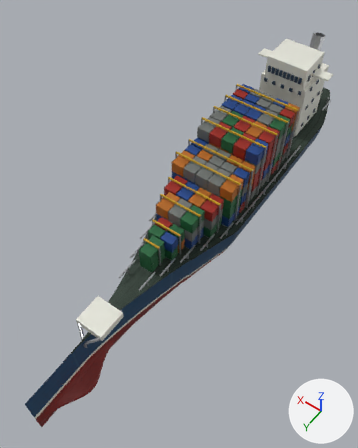
A saved change to the glTF model assets/models/ships/cargo.glb.
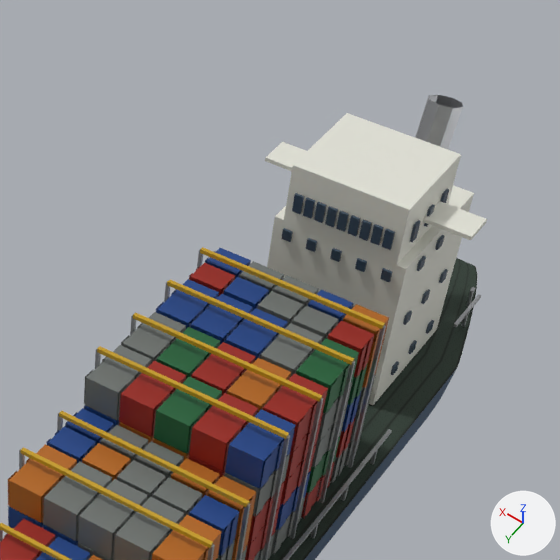
Each version is shown whole from a 50 mm lens placed at (-1.33, 2.43, 3.52), pointed at (0.05, 0.5, 0.48), then close up on the part from 47% to 100% of the width and 0% to 42% of the height. The lights are fixed; the arrows at lower right show +X, +Y and +Z. The first two pictures are the older version. Vertices at exactly the same position are counted once.

Before the edit, the objects in view are built like this:
```python
me_containership = bpy.data.meshes.new('ContainerShip')
me_containership.from_pydata(...)  # 16880 vertices, 23286 faces; spans x -0.34..0.34, y -1.75..2.17, z 0.0..1.14
# faces by material slot: [15774, 436, 5184, 196, 1120, 576]
me_containership.materials.append(mat_hull)  # picture img_hull_blue
me_containership.materials.append(mat_deck)  # picture img_deck_metal
me_containership.materials.append(mat_containers)  # picture img_boxes
me_containership.materials.append(mat_paint)  # picture img_paint
me_containership.materials.append(mat_metal)  # grey #b3b5b8
me_containership.materials.append(mat_glass)  # dark blue #3f5061
ob_containership = bpy.data.objects.new('ContainerShip', me_containership)
ob_containership.location = (0.0, 0.0, 0.0)
```
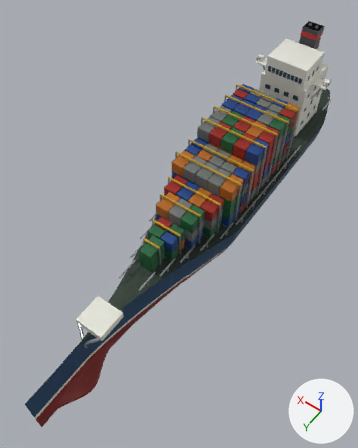
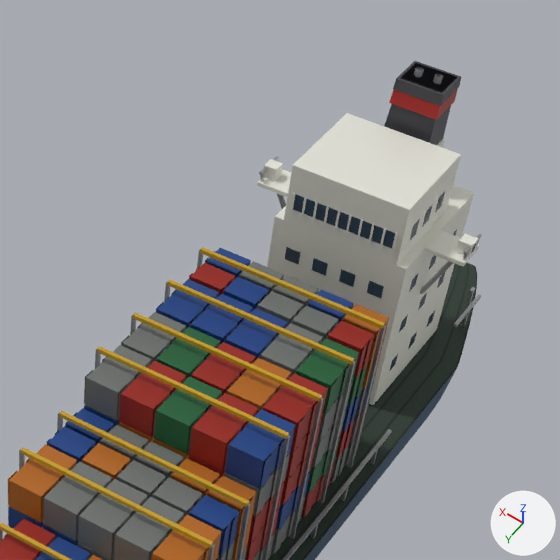
Location of each change, (x1, y1, x2, y2) in pixels of the close-ups (560 x 560 px; the box of a moved part takes in the faces that stretch with it):
'ContainerShip', reshaped
    before: (0, 95, 487, 560)
    after: (0, 61, 482, 560)
part 1 of me_containership, added
    after: (257, 169, 291, 198)
part 2 of me_containership, added
    after: (264, 159, 283, 182)
part 3 of me_containership, added
    after: (424, 230, 479, 266)
part 4 of me_containership, added
    after: (456, 234, 478, 258)
part 5 of me_containership, added
    after: (259, 156, 279, 175)
part 6 of me_containership, moved or reshaped
    before: (424, 204, 435, 227)
    after: (418, 293, 427, 310)
part 7 of me_containership, moved or reshaped (not visible before)
    after: (437, 271, 446, 288)
part 8 of me_containership, added
    after: (367, 281, 384, 298)
part 9 of me_containership, added
    after: (339, 269, 356, 287)
part 10 of me_containership, added
    after: (312, 258, 328, 276)
part 11 of me_containership, added
    after: (285, 247, 300, 264)
part 12 of me_containership, added
    after: (409, 274, 418, 292)
part 13 of me_containership, added
    after: (429, 255, 437, 269)
part 14 of me_containership, deleted
    before: (415, 95, 463, 149)
part 15 of me_containership, moved or reshaped
    before: (265, 142, 487, 375)
    after: (260, 61, 482, 370)
part 16 of me_containership, recoloured
    before: (318, 202, 394, 246)

The change, as a diff of the scene's bpy script:
```diff
--- a/assets/models/ships/cargo.glb.py
+++ b/assets/models/ships/cargo.glb.py
@@ me_containership @@
-me_containership.from_pydata(...)  # 16880 vertices, 23286 faces; spans x -0.34..0.34, y -1.75..2.17, z 0.0..1.14
+me_containership.from_pydata(...)  # 17012 vertices, 23470 faces; spans x -0.34..0.34, y -1.75..2.17, z 0.0..1.29
+# me_containership part 1: a new loose piece, a box spanning x 0.211..0.332, y -1.15..-1.05, z 0.958..0.97, in mat_paint (picture img_paint)
+# me_containership part 2: a new loose piece, a box spanning x 0.292..0.332, y -1.12..-1.08, z 0.97..1.01, in mat_paint (picture img_paint)
+# me_containership part 3: a new loose piece, a box spanning x -0.332..-0.211, y -1.15..-1.05, z 0.958..0.97, in mat_paint (picture img_paint)
+# me_containership part 4: a new loose piece, a box spanning x -0.332..-0.292, y -1.12..-1.08, z 0.97..1.01, in mat_paint (picture img_paint)
+# me_containership part 5: a new loose piece, a box spanning x 0.3224..0.3304, y -1.15..-1.05, z 0.996..1.004, in mat_metal (grey #b3b5b8)
+# me_containership part 6: the loose piece of 8 vertices spanning x -0.19..-0.18, y -1.11..-1.09, z 1.01..1.06 is moved by (-0.02, -0.06, -0.33)
+# me_containership part 7: the loose piece of 8 vertices spanning x 0.21..0.22, y -1.29..-1.26, z 0.52..0.55 is moved by (-0.43, -0.01, 0.17)
+# me_containership part 8: a new loose piece, a box spanning x -0.158..-0.112, y -0.9415..-0.9395, z 0.8388..0.8808, in mat_glass (dark blue #3f5061)
+# me_containership part 9: a new loose piece, a box spanning x -0.068..-0.022, y -0.9415..-0.9395, z 0.8388..0.8808, in mat_glass (dark blue #3f5061)
+# me_containership part 10: a new loose piece, a box spanning x 0.022..0.068, y -0.9415..-0.9395, z 0.8388..0.8808, in mat_glass (dark blue #3f5061)
+# me_containership part 11: a new loose piece, a box spanning x 0.112..0.158, y -0.9415..-0.9395, z 0.8388..0.8808, in mat_glass (dark blue #3f5061)
+# me_containership part 12: a new loose piece, a box spanning x -0.2105..-0.2085, y -1.0533..-1.0133, z 0.8388..0.8808, in mat_glass (dark blue #3f5061)
+# me_containership part 13: a new loose piece, a box spanning x -0.2105..-0.2085, y -1.18..-1.14, z 0.8388..0.8808, in mat_glass (dark blue #3f5061)
+# me_containership part 14: 6 loose pieces with 56 vertices, spanning x -0.17..0.17, y -1.61..-0.93, z 0.52..1.11, are deleted
+# me_containership part 15: 138 vertices moved from x -0.33..0.33, y -1.48..-0.93, z 0.52..1.06 to x -0.33..0.33, y -1.36..-0.94, z 0.54..1.27; 170 vertices removed from x -0.33..0.33, y -1.54..-0.93, z 0.52..1.06; 238 vertices added at x -0.33..0.33, y -1.43..-0.94, z 0.54..1.29
+# me_containership part 16: 8 faces spanning x -0.33..0.33, y -1.14..-1.06, z 0.97..1.0 switch from mat_glass (dark blue #3f5061) to mat_metal (grey #b3b5b8)
+# other edits to the shape of me_containership do not show in these pictures
 me_containership.materials.append(mat_hull)
@@ me_containership @@
 me_containership.materials.append(mat_paint)
+me_containership.materials.append(mat_funnel)  # dark grey #45454b
```
